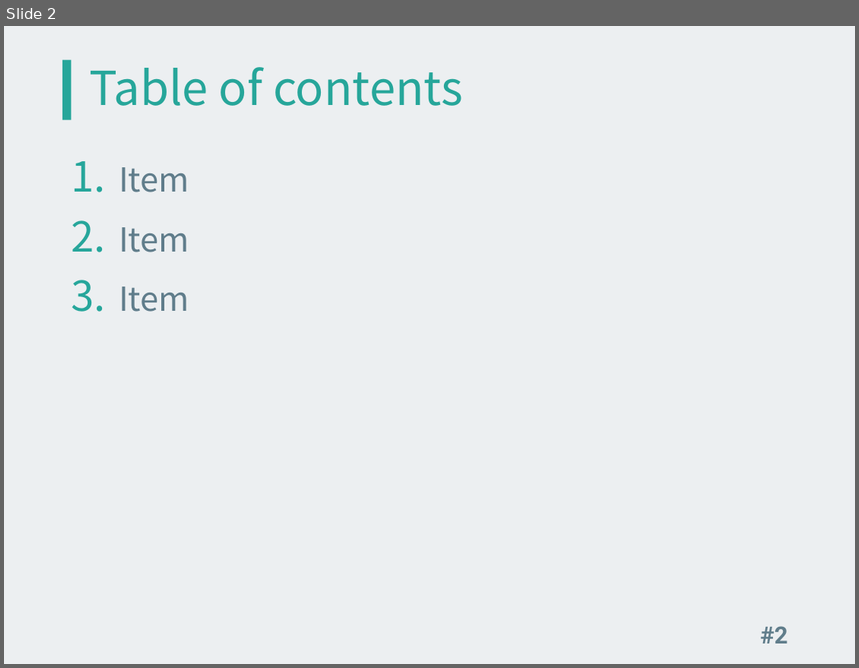
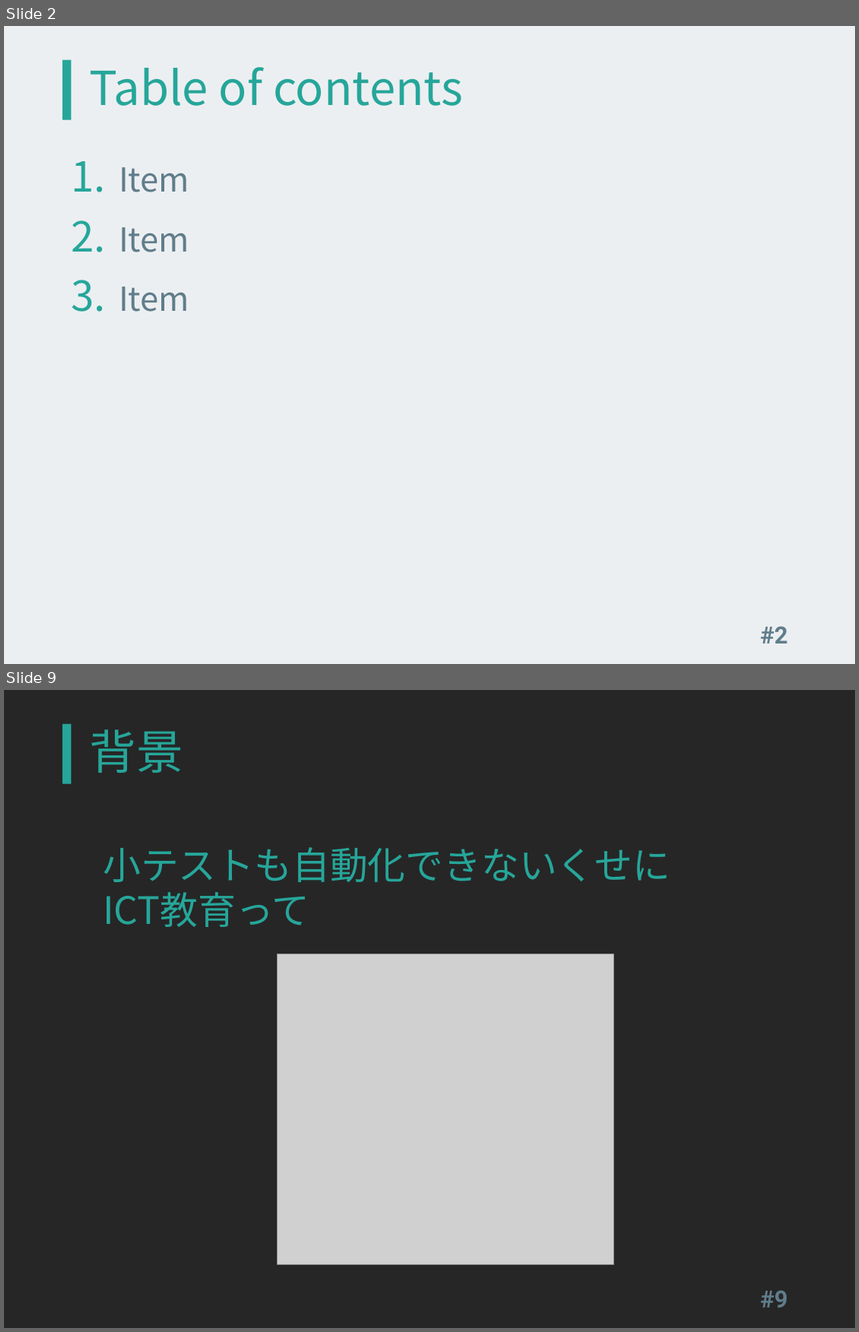
Before and after one commit to kinc-shinshu/smat-presentation, a slide deck: slide.pptx. Shown one above the other, each under a label of ours: slide 2 before the commit, slides 2 and 9 after it; the slides between them are not shown. The pictures are 859x668 and 859x1332 pixels, drawn with LibreOffice and Linux fonts; fonts in the diff are those of the drawing; grey boxes stand for pictures. Boxes give left, top, right and bottom in pixels: in the first picture for what was removed or moved away, otherwise in the second. Text is boxed around its words. In the diff, an @@ line names an element or a change of style, - is before the commit and + after.

```diff
--- a/slide.pptx
+++ b/slide.pptx
@@ slide 9 added at <box>4,690,855,1328</box>, background #262626; not listed: 1 template element that a slide beside it also shows @@
@@ title added at <box>90,730,183,773</box>, 39.6 pt, text #26A69A @@
+背景
@@ text added at <box>103,847,671,927</box>, 32 pt, text #26A69A @@
+小テストも自動化できないくせに
+ICT教育って
@@ picture added at <box>278,954,614,1265</box> @@
@@ page number added at <box>760,1290,788,1308</box>, 20 pt, text #607D8B, bold @@
+#9
```
Also in this commit, not shown: 10 other slides added, 2 slides removed.
